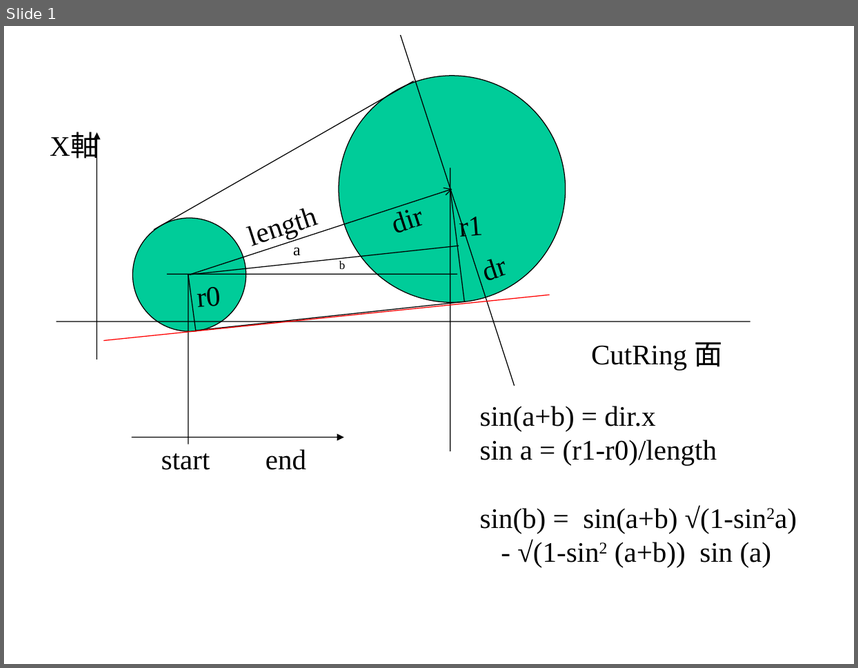
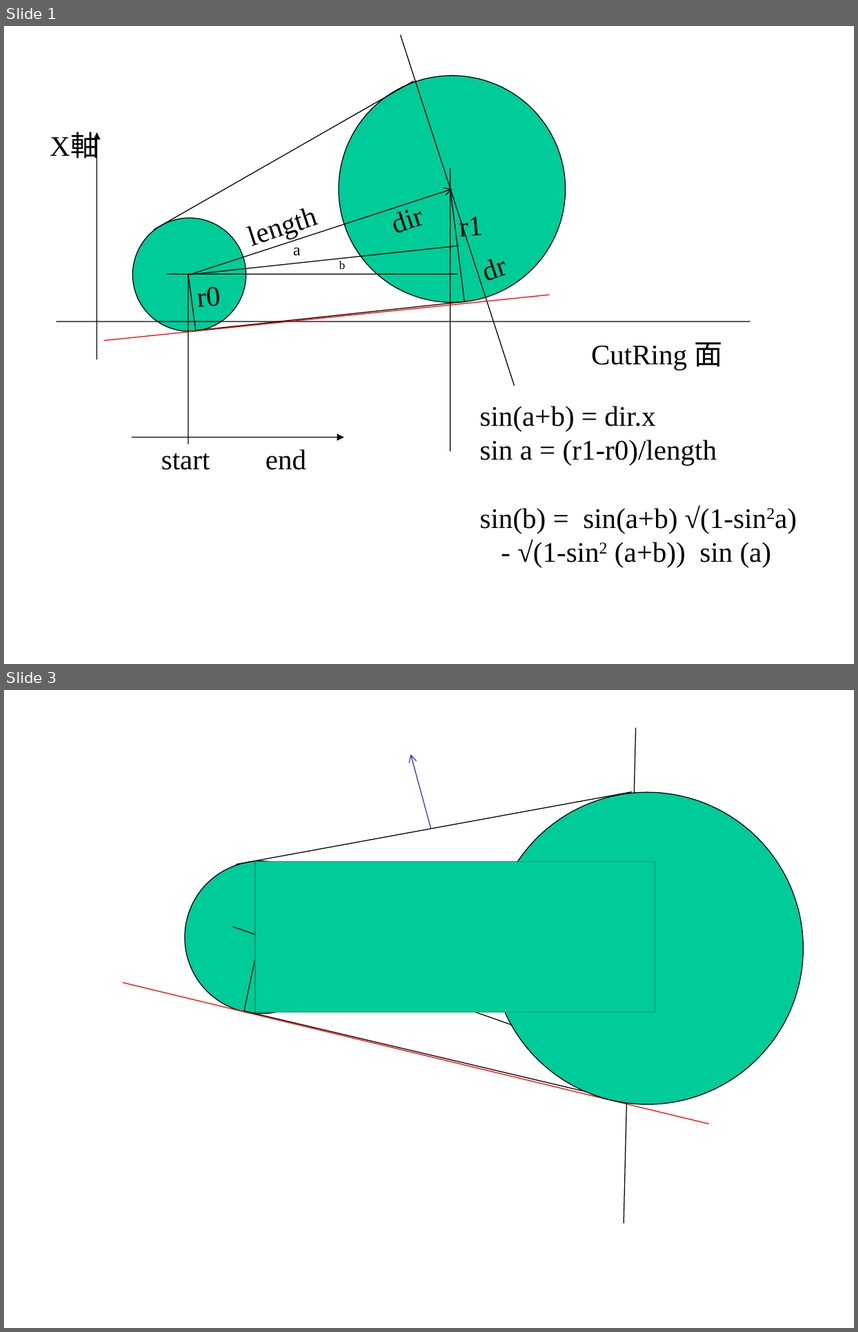
Before and after one commit to Springhead/SpringheadOld, a slide deck: core/doc/roundCone.ppt. Shown one above the other, each under a label of ours: slide 1 before the commit, slides 1 and 3 after it; the slides between them are not shown. The pictures are 858x668 and 858x1332 pixels, drawn with LibreOffice and Linux fonts; fonts in the diff are those of the drawing. Boxes give left, top, right and bottom in pixels: in the first picture for what was removed or moved away, otherwise in the second. Text is boxed around its words. In the diff, an @@ line names an element or a change of style, - is before the commit and + after.

```diff
--- a/core/doc/roundCone.ppt
+++ b/core/doc/roundCone.ppt
@@ slide 3 added at bbox=[4, 690, 854, 1328], background #FFFFFF @@
@@ ellipse added at bbox=[450, 751, 844, 1145], fill #00CC99, outline #000000 0.74 pt @@
@@ arrow added from (430, 828) to (410, 755), #3333CC 0.74 pt @@
@@ rectangle added at bbox=[254, 862, 654, 1012], fill #00CC99, outline #00956F 0.99 pt @@
@@ group added at bbox=[123, 727, 708, 1223]: 4 lines, 4 freeform shapes, 1 ellipse @@
```
Also in this commit, not shown: 1 slide changed, 4 other files.
